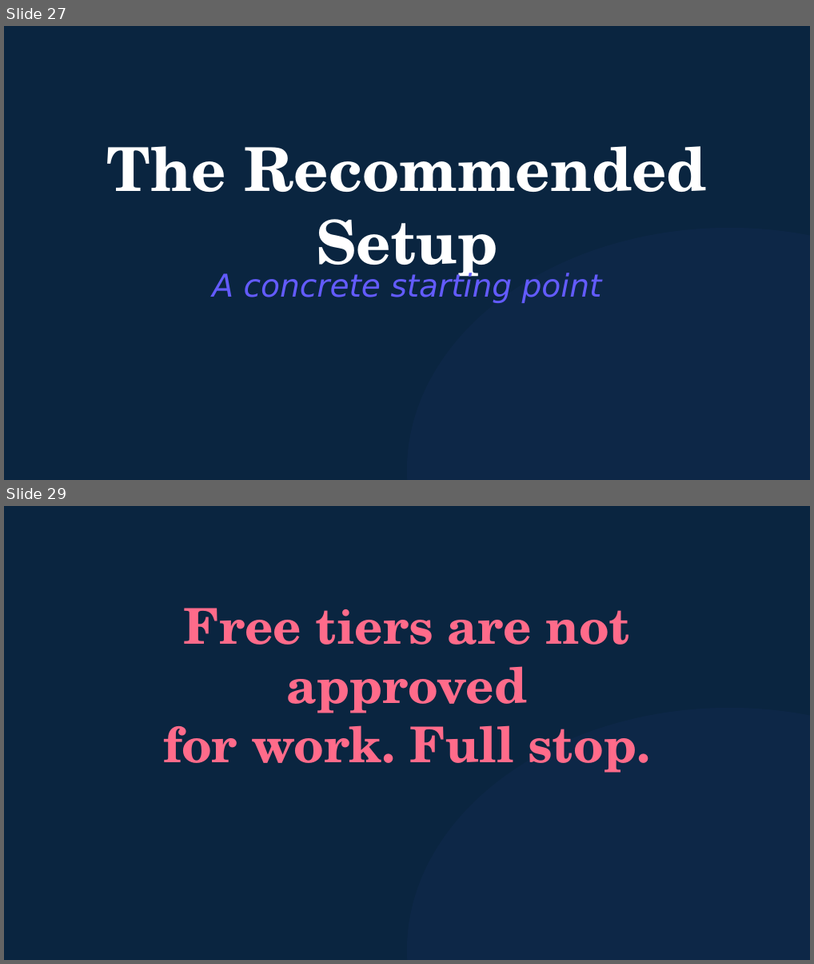
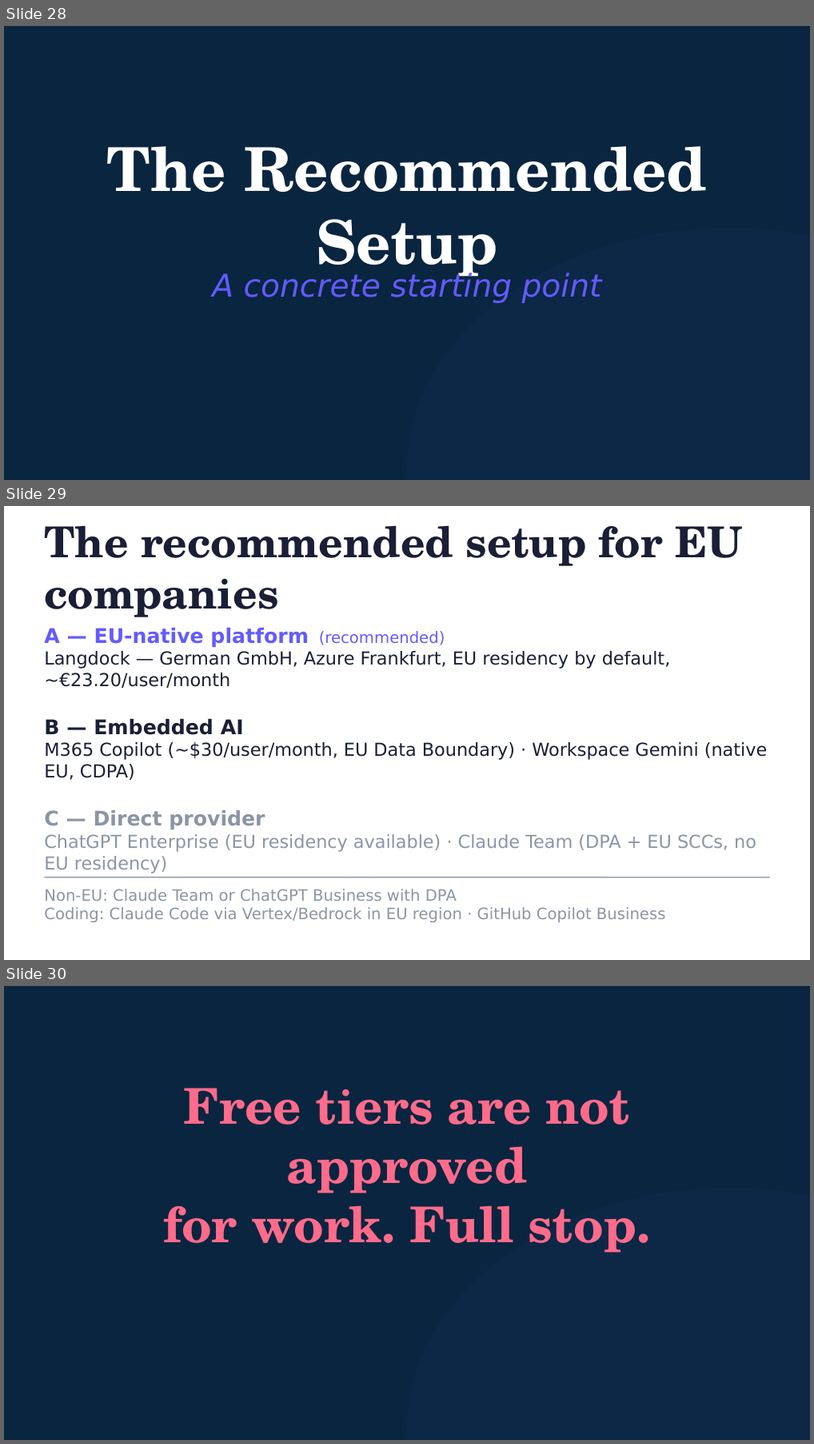
Before and after one commit to michaelengland/ai-best-practices, a slide deck: decks/ai-policy/ai-policy.pptx. Shown one above the other, each under a label of ours: slides 27 and 29 before the commit, slides 28, 29 and 30 after it; the slides between them are not shown. The pictures are 814x964 and 814x1444 pixels, drawn with LibreOffice and Linux fonts; fonts in the diff are those of the drawing. Boxes give left, top, right and bottom in pixels: in the first picture for what was removed or moved away, otherwise in the second. Text is boxed around its words. In the diff, an @@ line names an element or a change of style, - is before the commit and + after.

```diff
--- a/decks/ai-policy/ai-policy.pptx
+++ b/decks/ai-policy/ai-policy.pptx
@@ slide 29 added at (x1=4, y1=506, x2=810, y2=960), background #FFFFFF @@
@@ text added at (x1=44, y1=526, x2=743, y2=617), 38 pt, text #1A1F36, bold @@
+The recommended setup for EU companies
@@ text added at (x1=44, y1=628, x2=767, y2=873), 16 pt, text #1A1F36 @@
+A — EU-native platform (recommended)
+Langdock — German GmbH, Azure Frankfurt, EU residency by default, ~€23.20/user/month
+B — Embedded AI
+M365 Copilot (~$30/user/month, EU Data Boundary) · Workspace Gemini (native EU, CDPA)
+C — Direct provider
+ChatGPT Enterprise (EU residency available) · Claude Team (DPA + EU SCCs, no EU residency)
@@ line added from (44, 877) to (770, 877), #8B95A5 1 pt @@
@@ text added at (x1=44, y1=888, x2=666, y2=922), 14 pt, text #8B95A5 @@
+Non-EU: Claude Team or ChatGPT Business with DPA
+Coding: Claude Code via Vertex/Bedrock in EU region · GitHub Copilot Business
@@ what was slide 27 is now slide 28 @@
@@ what was slide 29 is now slide 30 @@
```
Also in this commit, not shown: 1 slide changed, 2 other slides added, 2 slides removed, 5 other files.
